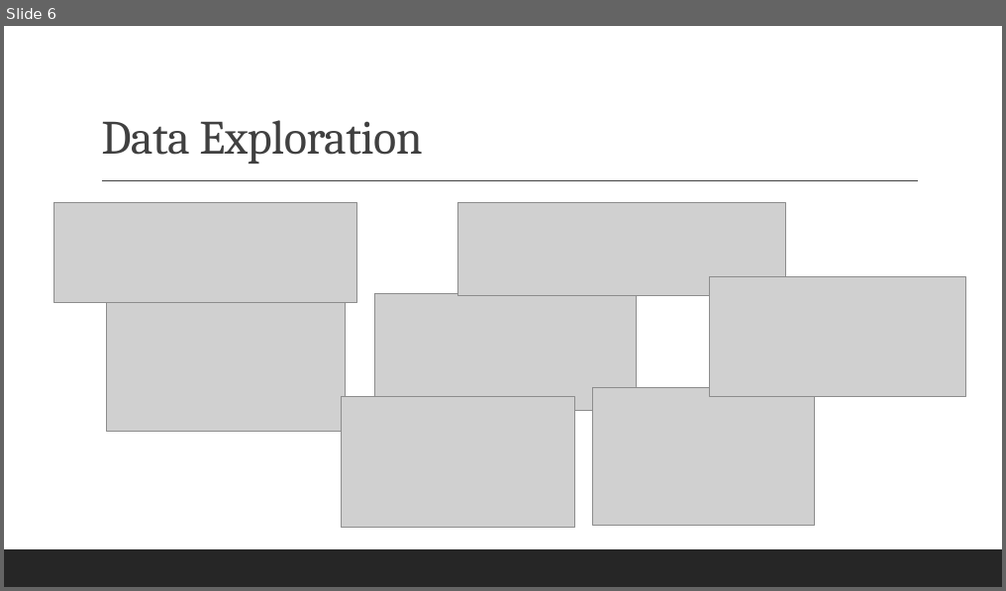
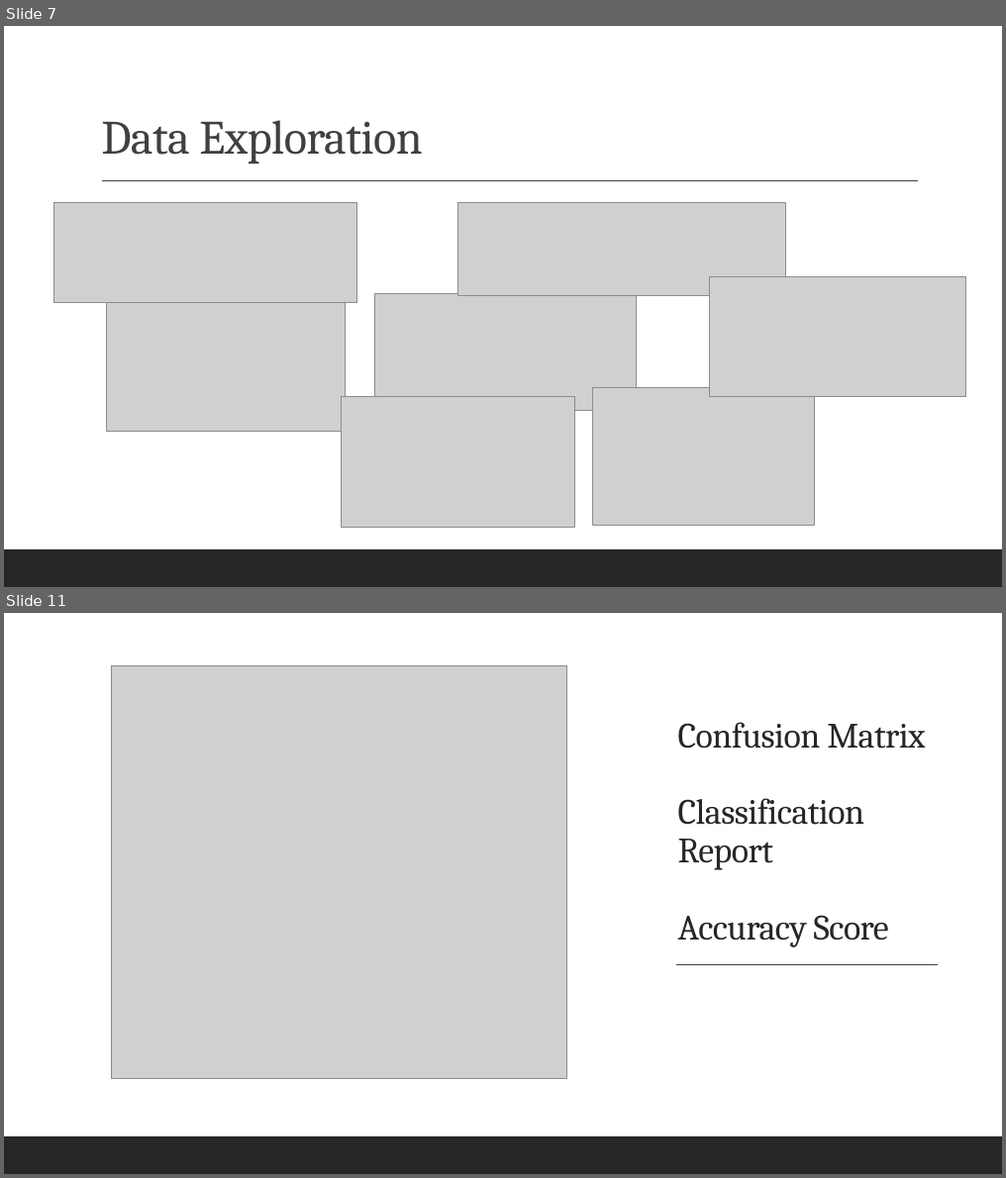
Before and after one commit to SandraBotica/ML_Project_4, a slide deck: Heart Disease Analysis and Predictions.pptx. Shown one above the other, each under a label of ours: slide 6 before the commit, slides 7 and 11 after it; the slides between them are not shown. The pictures are 1006x591 and 1006x1178 pixels, drawn with LibreOffice and Linux fonts; fonts in the diff are those of the drawing; grey boxes stand for pictures. Boxes give left, top, right and bottom in pixels: in the first picture for what was removed or moved away, otherwise in the second. Text is boxed around its words. In the diff, an @@ line names an element or a change of style, - is before the commit and + after.

```diff
--- a/Heart Disease Analysis and Predictions.pptx
+++ b/Heart Disease Analysis and Predictions.pptx
@@ slide 11 added at bbox=[4, 613, 1002, 1174], background #FFFFFF @@
@@ rectangle added at bbox=[4, 613, 1002, 1174], fill #FFFFFF @@
@@ picture added at bbox=[111, 665, 567, 1079] @@
@@ title added at bbox=[678, 722, 925, 948], 34.2 pt, text #262626 @@
+Confusion Matrix
+Classification Report
+Accuracy Score
@@ line added from (676, 964) to (939, 964), #404040 1 pt @@
@@ rectangle added at bbox=[4, 1137, 1002, 1174], fill #262626 @@
@@ what was slide 6 is now slide 7 @@
```
Also in this commit, not shown: 3 slides changed, 5 other slides added, 2 slides removed, 4 other files.
